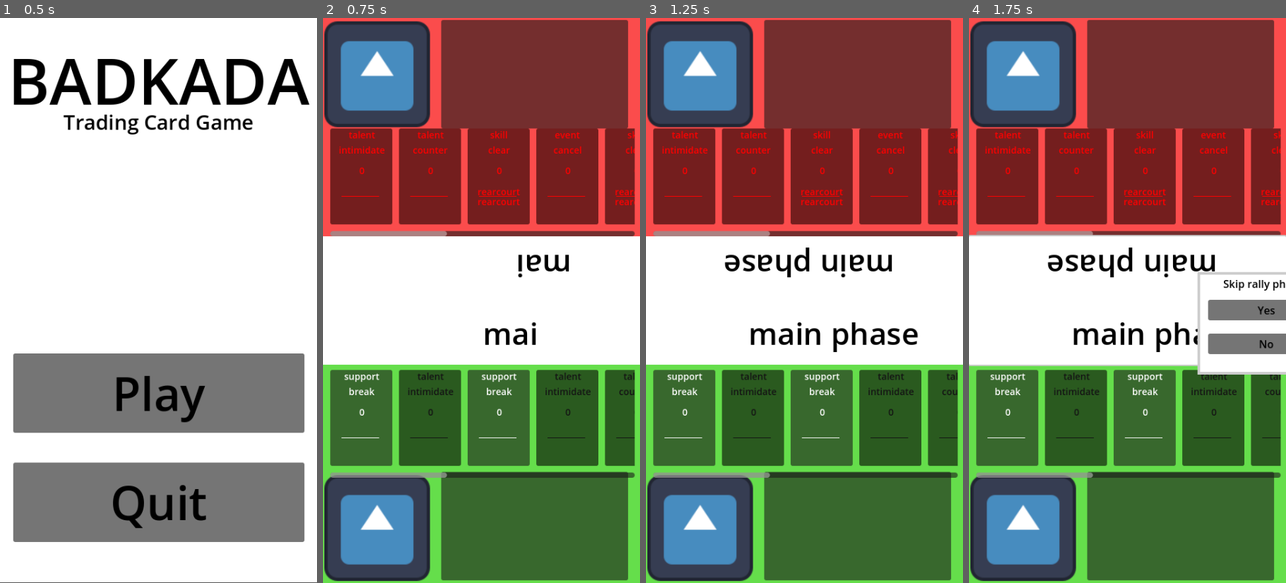
Above: before the commit, frames 1-4 (left to right).
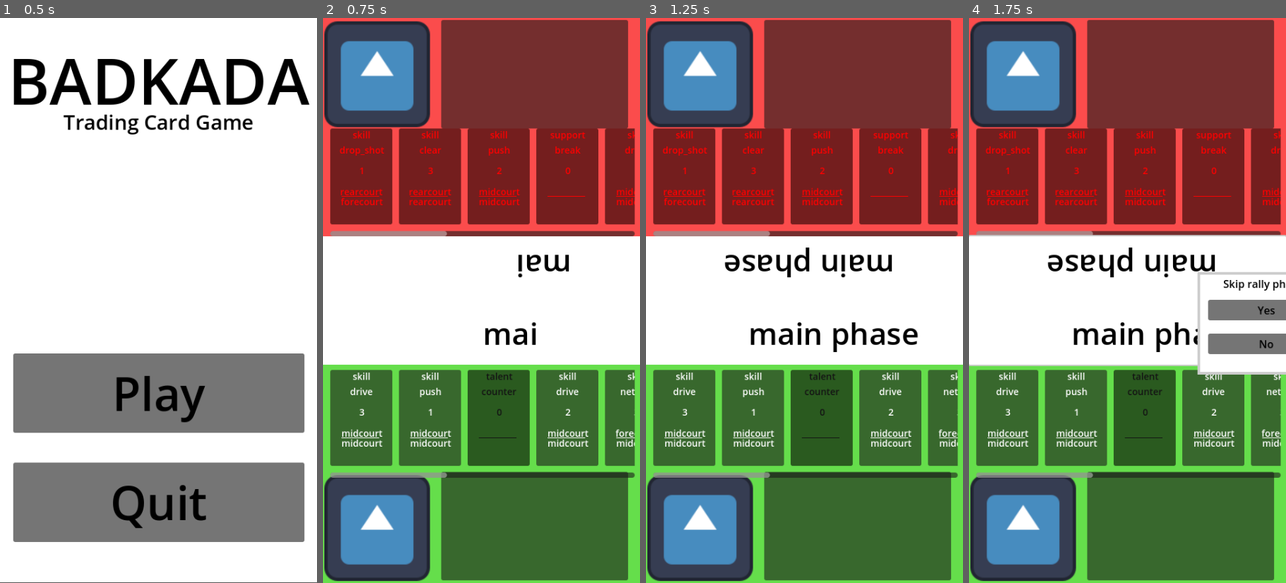
Above: after the commit, the same moments.

Repository: NotThatGhost/badkada-tcg
Game: Godot game, scene res://scenes/menus/main_menu.tscn
Two runs of this game, one before a commit and one after it. Both use one fixed random seed, a clock stepped at 60 frames per second and the inputs below. The engine's default icon, where the game draws it, is replaced by a stand-in: a white triangle on a blue panel in a dark square.
Inputs (mouse positions are in pixels of both pictures, inside the frame that each line leads up to):
- Up to frame 1 (0.5 s): no input
- Up to frame 2 (0.75 s): click "Play" at 0.5 s
- Up to frame 3 (1.25 s): no input
- Up to frame 4 (1.75 s): move the mouse to (1197, 272) at 1.27 s; hold D from 1.28 s (still down); hold Right mouse button (ui_select) from 1.28 s (still down); click (1197, 272) at 1.42 s

Frame 1 is identical in both runs. In frame 2, 2.9% of the frame differs, in the area x 5-99%, y 20-76%; in frame 3, 2.9%; in frame 4, 2.9%.

Commit message:
pre_alpha 1.3.1

Diff:
--- a/scripts/entities/card.gd
+++ b/scripts/entities/card.gd
@@ -16,12 +16,13 @@
 var card_name = ""
 var card_type = "no_type"
 var card_area = ""
-var taget_area = ""
+var target_area = ""
 var power_level = 0
 
 func _ready() -> void:
 	TurnAndPhaseHandler.connect("phase_changed", set_card_usability)
 	CardHandler.connect("card_used", set_card_usability)
+	CardHandler.connect("card_used", use_selected_card)
 	CardHandler.connect("card_selected", set_card_usability)
 	CardHandler.connect("reset_card_usage", reset_card_usage)
 	intitialize_card()
@@ -57,34 +58,51 @@
 			#if card_area != CardHandler.player_1_current_target:
 				#return false
 
-func set_card_usability(new_status=null):
+func set_card_usability(new_status=null, selecting = false):
+	CardHandler.times_set_usability += 1
+	print("Checking card usability - ", CardHandler.times_set_usability)
 	if card_already_used == true:
 		card_active = false
 		modulate = Color8(20, 20, 20, 255)
+		print("Card already used")
 		return
 	card_active = check_card_usability(card_type)
 	if new_status != null:
 		card_active = new_status
-	else:
-		pass
-	if TurnAndPhaseHandler.current_phase_index == 2:
+	if TurnAndPhaseHandler.current_phase_index == 2 && card_area != "":
 		match card_owner:
 			1:
-				if card_area != CardHandler.player_2_current_target:
+				if card_area == CardHandler.player_2_current_target:
+					card_active = true
+				else:
 					card_active = false
-
 			2:
-				if card_area != CardHandler.player_1_current_target:
+				if card_area == CardHandler.player_1_current_target:
+					card_active = true
+				else:
 					card_active = false
+	if card_already_used == false && card_active == true && selecting == false:
+		match card_type:
+			"skill":
+				match card_owner:
+					1:
+						if target_area == CardHandler.player_1_current_target || card_area == CardHandler.player_2_current_target || TurnAndPhaseHandler.current_phase_index != 2:
+							CardHandler.player_1_usable_cards.append(card_type)
+
+					2:
+						if target_area == CardHandler.player_2_current_target || card_area == CardHandler.player_1_current_target || TurnAndPhaseHandler.current_phase_index != 2:
+							CardHandler.player_2_usable_cards.append(card_type)
+			#"talent":
+				#match card_owner:
+					#1:
+						#CardHandler.player_1_usable_cards.append(card_type)
+					#2:
+						#CardHandler.player_2_usable_cards.append(card_type)
+
 	if card_name == CardHandler.player_1_selected_card:
 		card_selectable_for_combine = true
-	elif card_name != CardHandler.player_1_selected_card:
+	elif card_name != CardHandler.player_1_selected_card: #TODO YOu know what to do
 		card_selectable_for_combine = false
-	#print("Card name: ", card_name)
-	#print("Player 1 selected card: ", CardHandler.player_1_selected_card)
-
-
-
 	if TurnAndPhaseHandler.player_in_turn == card_owner:
 		if card_active == true:
 			modulate = Color8(255, 255, 255, 255)
@@ -97,7 +115,8 @@
 func intitialize_card():
 	$CARDNAME.set_text(card_name)
 	$CARDTYPE.set_text(card_type)
-	set_card_usability()
+	#reset_card_usage()
+	#set_card_usability()
 	if CardHandler.hide_player_2_cards == true && card_owner == 2:
 		$HiddenCardBox.visible = true
 	if card_type == "skill":
@@ -105,11 +124,11 @@
 
 	match card_name:
 		"net_shot", "drop_shot", "block":
-			taget_area = CardHandler.card_target_areas[0]
+			target_area = CardHandler.card_target_areas[0]
 		"net_kill", "push", "drive", "smash":
-			taget_area = CardHandler.card_target_areas[1]
+			target_area = CardHandler.card_target_areas[1]
 		"lift", "clear":
-			taget_area = CardHandler.card_target_areas[2]
+			target_area = CardHandler.card_target_areas[2]
 	match card_name:
 		"net_shot", "lift", "net_kill":
 			card_area = CardHandler.card_target_areas[0]
@@ -118,7 +137,7 @@
 		"drop_shot", "clear", "smash":
 			card_area = CardHandler.card_target_areas[2]
 	$AREA.set_text(str(card_area))
-	$TARGET.set_text(str(taget_area))
+	$TARGET.set_text(str(target_area))
 	$POWER.set_text(str(power_level))
 
 func use_card(): # Yup another hack, maybe I can get this to work with dictionaries
@@ -128,14 +147,15 @@
 	match card_type:
 		"skill":
 			print("Skill card used")
-			TurnAndPhaseHandler.emit_signal("player_changed_rally_status", card_owner, true)
+			if card_selected == false:
+				TurnAndPhaseHandler.emit_signal("player_changed_rally_status", card_owner, true)
 			match card_owner:
 				1:
 					TurnAndPhaseHandler.player_1_used_skill_card_count += 1
-					CardHandler.player_1_current_target = taget_area
+					CardHandler.player_1_current_target = target_area
 				2:
 					TurnAndPhaseHandler.player_2_used_skill_card_count += 1
-					CardHandler.player_2_current_target = taget_area
+					CardHandler.player_2_current_target = target_area
 
 
 			match card_name:
@@ -220,20 +240,52 @@
 			match card_name:
 				"cancel":
 					pass
-	match card_owner:
-		1:
-			TurnAndPhaseHandler.emit_signal("player_turn_changed", 2)
-		2:
-			TurnAndPhaseHandler.emit_signal("player_turn_changed", 1)
-
-	CardHandler.emit_signal("card_used")
-	set_card_usability(false)
-	card_already_used = true
+	if card_selected == false:
+		match card_owner:
+			1:
+				TurnAndPhaseHandler.emit_signal("player_turn_changed", 2)
+				#CardHandler.player_1_usable_cards.erase(card_type)
+			2:
+				TurnAndPhaseHandler.emit_signal("player_turn_changed", 1)
+				#CardHandler.player_2_usable_cards.erase(card_type)
+		#match card_owner:
+			#1:
+				#CardHandler.player_1_usable_cards = CardHandler.empty_array.duplicate()
+				#CardHandler.player_1_usable_cards.erase("empty_space_:)")
+			#2:
+				#CardHandler.player_2_usable_cards = CardHandler.empty_array.duplicate()
+				#CardHandler.player_1_usable_cards.erase("empty_space_:)")
+	if card_selected == false:
+		CardHandler.clear_player_usable_cards()
+		set_card_usability(false)
+		CardHandler.emit_signal("card_used")
+		card_already_used = true
 	print("Card area: ", card_area)
-	print("Card Target", taget_area)
+	print("Card Target", target_area)
 
 func reset_card_usage():
 	card_already_used = false
+	#CardHandler.player_1_usable_cards.clear()
+	#CardHandler.player_2_usable_cards.clear()
+	#match card_type:
+		#"skill":
+			#match card_owner:
+				#1:
+					#if target_area == CardHandler.player_1_current_target || card_area == CardHandler.player_2_current_target || TurnAndPhaseHandler.current_phase_index != 2:
+						#CardHandler.player_1_usable_cards.append(card_type)
+				#2:
+					#if target_area == CardHandler.player_2_current_target || card_area == CardHandler.player_1_current_target || TurnAndPhaseHandler.current_phase_index != 2:
+						#CardHandler.player_2_usable_cards.append(card_type)
+		#"talent":
+			#match card_owner:
+				#1:
+					#CardHandler.player_1_usable_cards.append(card_type)
+				#2:
+					#CardHandler.player_2_usable_cards.append(card_type)
+
+func use_selected_card():
+	if card_selected == true:
+		use_card()
 
 func select_card(status_override = null):
 	card_selected = !card_selected
@@ -251,12 +303,11 @@
 			CardHandler.player_1_current_power -= power_level
 			card_selected = false
 			CardHandler.player_1_selected_card_count -= 1
-
 			self_modulate = Color8(255, 255, 255, 255)
 			if CardHandler.player_1_selected_card_count == 0:
 				CardHandler.player_1_selected_card = ""
 			print("card unselected!")
-	CardHandler.emit_signal("card_selected")
+	CardHandler.emit_signal("card_selected", null, true)
 	print("Player 1 cards power level: ", CardHandler.player_1_current_power)
 
 func _on_touch_screen_button_pressed() -> void:
--- a/scripts/singletons/card_handler.gd
+++ b/scripts/singletons/card_handler.gd
@@ -3,6 +3,8 @@
 const NEW_CARD_PATH = preload("res://scenes/cards/card.tscn")
 
 #@onready var card_holder_player_1_path = $PlayArea_Player1/HScrollBar/CardHolder_Player1
+
+var times_set_usability = 0
 
 var hide_player_2_cards = false
 
@@ -18,6 +20,10 @@
 var player_1_selected_card_count = 0
 var player_2_selected_card_count = 0
 
+var empty_array = ["empty_space"]
+
+var player_1_usable_cards = []
+var player_2_usable_cards = []
 
 var player_1_current_power = 0
 var player_2_current_power = 0
@@ -66,18 +72,36 @@
 		"break3" : ["break", "support"],
 		"break4" : ["break", "support"],
 		"cancel" : ["break", "event"],
-		"net_shot" : ["net_shot", "skill", 1],
-		"lift" : ["lift", "skill", 1],
-		"net_kill" : ["net_kill", "skill", 1],
-		"block" : ["block", "skill", 1],
-		"push" : ["push", "skill", 1],
-		"drive" : ["drive", "skill", 1],
-		"drop_shot" : ["drop_shot", "skill", 1],
-		"clear" : ["clear", "skill", 1],
-		"smash" : ["smash", "skill", 1]
+		"net_shot1" : ["net_shot", "skill", 1],
+		"net_shot2" : ["net_shot", "skill", 2],
+		"net_shot3" : ["net_shot", "skill", 3],
+		"lift1" : ["lift", "skill", 1],
+		"lift2" : ["lift", "skill", 2],
+		"lift3" : ["lift", "skill", 3],
+		"net_kill1" : ["net_kill", "skill", 1],
+		"net_kill2" : ["net_kill", "skill", 2],
+		"net_kill3" : ["net_kill", "skill", 3],
+		"block1" : ["block", "skill", 1],
+		"block2" : ["block", "skill", 2],
+		"block3" : ["block", "skill", 3],
+		"push1" : ["push", "skill", 1],
+		"push2" : ["push", "skill", 2],
+		"push3" : ["push", "skill", 3],
+		"drive1" : ["drive", "skill", 1],
+		"drive2" : ["drive", "skill", 2],
+		"drive3" : ["drive", "skill", 3],
+		"drop_shot1" : ["drop_shot", "skill", 1],
+		"drop_shot2" : ["drop_shot", "skill", 2],
+		"drop_shot3" : ["drop_shot", "skill", 3],
+		"clear1" : ["clear", "skill", 1],
+		"clear2" : ["clear", "skill", 2],
+		"clear3" : ["clear", "skill", 3],
+		"smash1" : ["smash", "skill", 1],
+		"smash2" : ["smash", "skill", 2],
+		"smash3" : ["smash", "skill", 3]
 }
 
-var game_use_deck = [] # Will get its contents on game startup for use without fucking up the permanent deck
+var game_use_deck = {} # Will get its contents on game startup for use without fucking up the permanent deck
 
 var skill_cards = [
 	"net_shot",
@@ -135,10 +159,11 @@
 
 func _ready() -> void:
 	reset_deck()
+	TurnAndPhaseHandler.connect("phase_changed", clear_player_usable_cards)
 
 func reset_deck():
-	game_use_deck = permanent_deck.duplicate(true)
-	permanent_deck.make_read_only()
+	game_use_deck = permanent_deck2.duplicate(true)
+	permanent_deck2.make_read_only()
 	print("resetting deck")
 
 func get_card_type_from_name(card_name:String):
@@ -152,6 +177,11 @@
 		return 3
 	else:
 		print("shits fucked with the cards")
+
+func dictionary_pick_random(dictionary:Dictionary):
+	var random_key = dictionary.keys().pick_random()
+	print(random_key)
+	return dictionary[random_key]
 
 func player_draw_new_card(player:int, amount:int, power_level = null, specific_card = null):
 	#print("Starting draw deck size: ", game_use_deck.size())
@@ -180,27 +210,47 @@
 						player_2_cards.append(new_card.card_name)
 			return
 	for n in amount:
-		var new_card_name = game_use_deck.pick_random()
-		var new_card_type = get_card_type_from_name(new_card_name)
+		var new_card_info = dictionary_pick_random(game_use_deck)
 		var new_card = NEW_CARD_PATH.instantiate()
-		new_card.card_name = new_card_name
-		new_card.card_type = card_types[new_card_type]
+		new_card.card_name = new_card_info[0]
+		new_card.card_type = new_card_info[1]
 		new_card.card_owner = player
-		new_card.name = new_card_name
+		new_card.name = new_card.name
+
 		if new_card.card_type == "skill":
+			new_card.power_level = new_card_info[2]
 			match player:
 				1:
 					TurnAndPhaseHandler.player_1_skill_card_count += 1
 				2:
 					TurnAndPhaseHandler.player_2_skill_card_count += 1
+
 		emit_signal("player_draw_card", player, new_card)
-		match player:
-			1:
-				player_1_cards.append(new_card.card_name)
-			2:
-				player_2_cards.append(new_card.card_name)
+		game_use_deck.erase(game_use_deck.find_key(new_card_info))
+		#match player:
+			#1:
+				#player_1_cards.append(new_card_info[0])
+			#2:
+				#player_2_cards.append(new_card_info[0])
 		#game_use_deck.erase(new_card.card_name)
 	#print("Ending draw deck size: ", game_use_deck.size())
+
+func reset_player_card_scenes(player:int):
+	match player:
+		1:
+			emit_signal("player_clear_card_holder", 1)
+			for n in player_1_cards.size():
+				player_draw_new_card(1, 1, null, player_1_cards[n])
+		2:
+			for n in player_2_cards.size():
+				player_draw_new_card(2, 1, null, player_2_cards[n])
+
+
+func clear_player_usable_cards():
+	player_1_usable_cards = empty_array.duplicate()
+	player_2_usable_cards = empty_array.duplicate()
+	player_1_usable_cards.erase("empty_space")
+	player_2_usable_cards.erase("empty_space")
 
 func reversal_card_effect():
 	var player_1_new_cards = CardHandler.player_2_cards.duplicate()
--- a/scripts/singletons/turn_and_phase_handler.gd
+++ b/scripts/singletons/turn_and_phase_handler.gd
@@ -44,6 +44,8 @@
 func phase_switch(new_phase:String):
 	match new_phase:
 		"draw":
+			#CardHandler.reset_player_card_scenes(1)
+			#CardHandler.reset_player_card_scenes(2)
 			print("I GUESS WE DOIN DRAW PHASES NOW")
 			CardHandler.player_draw_new_card(1, 1)
 			CardHandler.player_draw_new_card(2, 1)
@@ -64,6 +66,7 @@
 			CardHandler.player_1_current_target = ""
 			CardHandler.player_2_current_target = ""
 			next_phase()
+			CardHandler.clear_player_usable_cards()
 	emit_signal("phase_changed")
 	print("Current phase: ", new_phase)
 
@@ -99,17 +102,24 @@
 	player_2_used_skill_card_count = 0
 	var rally_winner = 0 # Set to player number on their win
 
-	print("player_1_skill_card_count: ", player_1_skill_card_count)
-	print("player_2_skill_card_count: ", player_2_skill_card_count)
+	print("player_1_usable_cards: ", CardHandler.player_1_usable_cards.size())
+	print("player_2_usable_cards: ", CardHandler.player_2_usable_cards.size())
 
 	while rally_winner == 0:
-		print("checking if someones won")
-		print("player 1 target: " +str(CardHandler.player_1_current_target))
-		print("player 2 target: " +str(CardHandler.player_2_current_target))
-		if player_1_used_skill_card_count == player_1_skill_card_count:
-			rally_winner = compare_integer_sizes(player_1_used_skill_card_count, player_2_used_skill_card_count)
-		elif player_2_used_skill_card_count == player_2_skill_card_count:
-			rally_winner = compare_integer_sizes(player_1_used_skill_card_count, player_2_used_skill_card_count)
+		#print("checking if someones won. player 1 cards: " +str(CardHandler.player_1_usable_cards.count("skill")) +str(" player 2 cards: " +str(CardHandler.player_2_usable_cards.count("skill"))))
+		#print("player 1 target: " +str(CardHandler.player_1_current_target))
+		#print("player 2 target: " +str(CardHandler.player_2_current_target))
+		#if player_1_used_skill_card_count == player_1_skill_card_count:
+			#rally_winner = compare_integer_sizes(player_1_used_skill_card_count, player_2_used_skill_card_count)
+		#elif player_2_used_skill_card_count == player_2_skill_card_count:
+			#rally_winner = compare_integer_sizes(player_1_used_skill_card_count, player_2_used_skill_card_count)
+		if CardHandler.player_1_usable_cards.count("skill") == 0:
+			rally_winner = 2
+		elif CardHandler.player_2_usable_cards.count("skill") == 0:
+			rally_winner = 1
+
+
+
 
 
 		await get_tree().create_timer(.1).timeout
@@ -121,6 +131,11 @@
 			ScoreHandler.player_2_score += 1
 	print("Player 1 score: ", ScoreHandler.player_1_score)
 	print("Player 2 score: ", ScoreHandler.player_2_score)
+	#CardHandler.player_1_usable_cards = CardHandler.empty_array.duplicate()
+	#CardHandler.player_1_usable_cards.erase("empty_space_:)")
+	#CardHandler.player_2_usable_cards = CardHandler.empty_array.duplicate()
+	#CardHandler.player_2_usable_cards.erase("empty_space_:)")
+	CardHandler.emit_signal("reset_card_usage")
 	next_phase()
 
 
